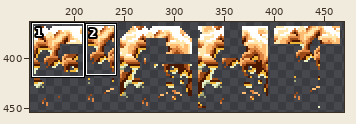
Edited in one commit: pixel-art file (output/kof95/sprites/28_edit_team_1/state_183.aseprite). Above: a wide view before the commit, with the close-up outlined.
Close-up. As it was:
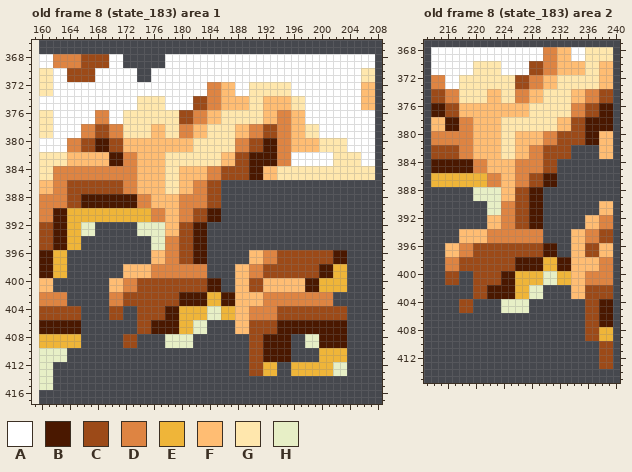
640x480 pixels, 16 frames. Shown: old frame 8 (state_183) area 1: x 159..208, y 366..417; old frame 8 (state_183) area 2: x 213..240, y 367..415. The old version is drawn lined up with the new one, on the new canvas. The wide view leaves out empty margins. The commit also changed other frames or places, which this record leaves out.
Palette (. is transparent): A #ffffff  B #4a1800  C #9c4a18  D #de8442  E #efb539  F #ffbd73  G #ffe7ad  H #e7efc6
Pixels before, old frame 8 (state_183) area 1 (only the part around the change), first column x 159:
366 ..................................................
367 ..................................................
368 .AADDDDCCCCAA......AAAAAAAAAAAAAAAAAAAAAAAAAAAAAA.
369 .AADDDDCCCCAA......AAAAAAAAAAAAAAAAAAAAAAAAAAAAAA.
370 .GGAACCCCAAAAAA..AAAAAAAAAAAAAAAAAAAAAAAAAAAAAAGG.
371 .GGAACCCCAAAAAA..AAAAAAAAAAAAAAAAAAAAAAAAAAAAAAGG.
372 .GGAAAAAAAAAAAAAAAAAAAAAADDFFAAGGGGGGAAAAAAAAAAFF.
373 .GGAAAAAAAAAAAAAAAAAAAAAADDFFAAGGGGGGAAAAAAAAAAFF.
374 .AAAAAAAAAAAAAAGGGGAAAACCDDFFFFGGFFFFGGAAAAAAAAFF.
375 .AAAAAAAAAAAAAAGGGGAAAACCDDFFFFGGFFFFGGAAAAAAAAFF.
376 .GGAAAAAADDAAGGGGGGGGCCDDFFGGGGGGFFDDFFAAAAAAAAAA.
377 .GGAAAAAADDAAGGGGGGGGCCDDFFGGGGGGFFDDFFAAAAAAAAAA.
378 .GGAAAADDCCDDGGGGFFGGDDFFGGGGFFDDCCDDFFGGAAAAAAAA.
379 .GGAAAADDCCDDGGGGFFGGDDFFGGGGFFDDCCDDFFGGAAAAAAAA.
380 .AAAADDCCBBCCFFFFFFFFFFGGGGGGDDCCBBDDFFFFGGGGAAAA.
381 .AAAADDCCBBCCFFFFFFFFFFGGGGGGDDCCBBDDFFFFGGGGAAAA.
382 .GGGGFFFFFFBBDDFFFFGGGGGGGGFFCCBBBBDDAAAAAAGGGGAA.
383 .GGGGFFFFFFBBDDFFFFGGGGGGGGFFCCBBBBDDAAAAAAGGGGAA.
384 .GGDDDDDDDDDDDDFFFFGGFFFFDDCCCCBBFFGGGGGGGGGGGGGG.
385 .GGDDDDDDDDDDDDFFFFGGFFFFDDCCCCBBFFGGGGGGGGGGGGGG.
386 .FFDDCCCCCCCCDDFFFFGGFFDDCC.......................
387 .FFDDCCCCCCCCDDFFFFGGFFDDCC.......................
388 .DDDDCCBBBBBBBBDDFFFFDDDDCC.......................
389 .DDDDCCBBBBBBBBDDFFFFDDDDCC.......................
390 .DDBBEEEEEEEEEEEEDDFFDDCCBB.......................
391 .DDBBEEEEEEEEEEEEDDFFDDCCBB.......................
392 .CCBBEEHH......HHHHFFCCBB.........................
393 .CCBBEEHH......HHHHFFCCBB.........................
394 .CCBBEE..........HHDDCCBB.........................
395 .CCBBEE..........HHDDCCBB.........................
396 .BBEE............FFDDCCBB......FFDDCCCCCCCCBB.....
397 .BBEE............FFDDCCBB......FFDDCCCCCCCCBB.....
398 .BBEE........FFFFDDDDDDDD....FFDDCCCCCCCCBBEE.....
399 .BBEE........FFFFDDDDDDDD....FFDDCCCCCCCCBBEE.....
400 .FF........FFDDCCCCCCCCCCBB..FFCCFFFFFFBBEEEE.....
401 .FF........FFDDCCCCCCCCCCBB..FFCCFFFFFFBBEEEE.....
402 .DDDD......DDCCCCCCCCBBBBEEBBFFFFDDDDDDDDDD.......
403 .DDDD......DDCCCCCCCCBBBBEEBBFFFFDDDDDDDDDD.......
404 .CCCCCC....CC..CCCCBBEEEEHHEEFFDDDDCCCCCCCCCC.....
405 .CCCCCC....CC..CCCCBBEEEEHHEEFFDDDDCCCCCCCCCC.....
406 .BBBBBB........CCBBBBEEHH....FFCCCCBBBBBBBBBB.....
407 .BBBBBB........CCBBBBEEHH....FFCCCCBBBBBBBBBB.....
408 .EEEEEE......CC....HHHH........CCBBBB..HHBBBB.....
409 .EEEEEE......CC....HHHH........CCBBBB..HHBBBB.....
410 .HHHH..........................CCBBBB....EEEE.....
411 .HHHH..........................CCBBBB....EEEE.....
412 .HH............................CCEE..EEEEEEHH.....
413 .HH............................CCEE..EEEEEEHH.....
414 .HH...............................................
415 .HH...............................................
416 ..................................................
417 ..................................................
Pixels before, old frame 8 (state_183) area 2, first column x 214:
368 AAAAAAAAAAAAAAAADDFFAAGGGG
369 AAAAAAAAAAAAAAAADDFFAAGGGG
370 AAAAAAGGGGAAAACCDDFFFFGGFF
371 AAAAAAGGGGAAAACCDDFFFFGGFF
372 DDAAGGGGGGGGCCDDFFGGGGGGFF
373 DDAAGGGGGGGGCCDDFFGGGGGGFF
374 CCDDGGGGFFGGDDFFGGGGFFDDCC
375 CCDDGGGGFFGGDDFFGGGGFFDDCC
376 BBCCFFFFFFFFFFGGGGGGDDCCBB
377 BBCCFFFFFFFFFFGGGGGGDDCCBB
378 FFBBDDFFFFGGGGGGGGFFCCBBBB
379 FFBBDDFFFFGGGGGGGGFFCCBBBB
380 DDDDDDFFFFGGFFFFDDCCCCBBFF
381 DDDDDDFFFFGGFFFFDDCCCCBBFF
382 CCCCDDFFFFGGFFDDCCCC....FF
383 CCCCDDFFFFGGFFDDCCCC....FF
384 BBBBBBDDFFFFDDDDCC........
385 BBBBBBDDFFFFDDDDCC........
386 EEEEEEEEDDFFDDCCBB........
387 EEEEEEEEDDFFDDCCBB........
388 ......HHHHFFCCBB..........
389 ......HHHHFFCCBB..........
390 ........HHDDCCBB........FF
391 ........HHDDCCBB........FF
392 ........FFDDCCBB......FFDD
393 ........FFDDCCBB......FFDD
394 ....FFFFDDDDDDDD....FFDDCC
395 ....FFFFDDDDDDDD....FFDDCC
396 ..FFDDCCCCCCCCCCBB..FFCCFF
397 ..FFDDCCCCCCCCCCBB..FFCCFF
398 ..DDCCCCCCCCBBBBEEBBFFFFDD
399 ..DDCCCCCCCCBBBBEEBBFFFFDD
400 ..CC..CCCCBBEEEEHHEEFFDDDD
401 ..CC..CCCCBBEEEEHHEEFFDDDD
402 ......CCBBBBEEHH....FFCCCC
403 ......CCBBBBEEHH....FFCCCC
404 ....CC....HHHH........CCBB
405 ....CC....HHHH........CCBB
406 ......................CCBB
407 ......................CCBB
408 ......................CCEE
409 ......................CCEE
410 ........................CC
411 ........................CC
412 ........................CC
413 ........................CC
Now the later version:
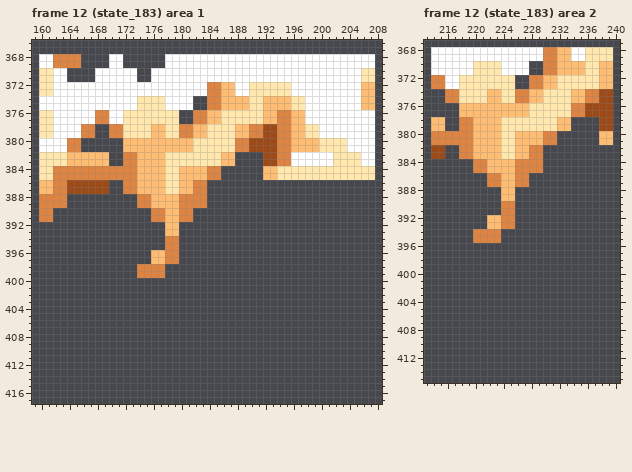
A new or re-ordered frame is compared with the old frame closest to it.
The exact change:
canvas 640x480 -> 660x640, the old top-left corner now at 160,-16 (the part of the old canvas that was cut away was empty and is not shown)
frames re-ordered
Changed rows in their new state; - is an unchanged pixel.
Frame 12 (state_183) area 1 against old frame 8 (state_183):
first column x 160:
368 ------....----------------------------------
369 ------....----------------------------------
370 ----....------------------------------------
371 ----....------------------------------------
374 ----------------------..--------------------
375 ----------------------..--------------------
376 --------------------..----------------------
377 --------------------..----------------------
378 --------..----------------------------------
379 --------..----------------------------------
380 ------......--------------------CC----------
381 ------......--------------------CC----------
382 ----------..----------------....CC----------
383 ----------..----------------....CC----------
384 --------------------------......------------
385 --------------------------......------------
386 ----------..------------..------------------
387 ----------..------------..------------------
388 ----..........----------..------------------
389 ----..........----------..------------------
390 --..............------....------------------
391 --..............------....------------------
392 ........------....--....--------------------
393 ........------....--....--------------------
394 ......----------..--....--------------------
395 ......----------..--....--------------------
396 ....----------------....------..............
397 ....----------------....------..............
398 ....--------..DD--......----................
399 ....--------..DD--......----................
400 ..--------................--................
401 ..--------................--................
402 ....------................................--
403 ....------................................--
404 ......----..--..............................
405 ......----..--..............................
406 ......--------..........----................
407 ......--------..........----................
408 ......------..----....--------......--......
409 ......------..----....--------......--......
410 ....--------------------------......----....
411 ....--------------------------......----....
412 ..----------------------------....--........
413 ..----------------------------....--........
414 ..------------------------------------------
415 ..------------------------------------------
Frame 12 (state_183) area 2 against old frame 8 (state_183):
first column x 214:
370 --------------..----------
371 --------------..----------
372 ------------..------------
373 ------------..------------
374 ..------------------------
375 ..------------------------
376 ....--------------------CC
377 ....--------------------CC
378 --..----------------....CC
379 --..----------------....CC
380 ------------------......--
381 ------------------......--
382 --..------------....----..
383 --..------------....----..
384 ......----------..--------
385 ......----------..--------
386 ........------....--------
387 ........------....--------
388 ------....--....----------
389 ------....--....----------
390 --------..--....--------..
391 --------..--....--------..
392 ------------....------....
393 ------------....------....
394 ----..DD--......----......
395 ----..DD--......----......
396 --................--......
397 --................--......
398 --........................
399 --........................
400 --..--....................
401 --..--....................
402 ------..........----......
403 ------..........----......
404 ----..----....--------....
405 ----..----....--------....
406 ----------------------....
407 ----------------------....
408 ----------------------....
409 ----------------------....
410 ------------------------..
411 ------------------------..
412 ------------------------..
413 ------------------------..
Boxes around the changes in both close-ups, in picture pixels (x1, y1, x2, y2):
erased: (67, 54, 109, 82)
erased: (179, 96, 207, 124)
changed: (39, 124, 347, 390)
erased: (515, 61, 543, 89)
changed: (431, 89, 613, 369)
